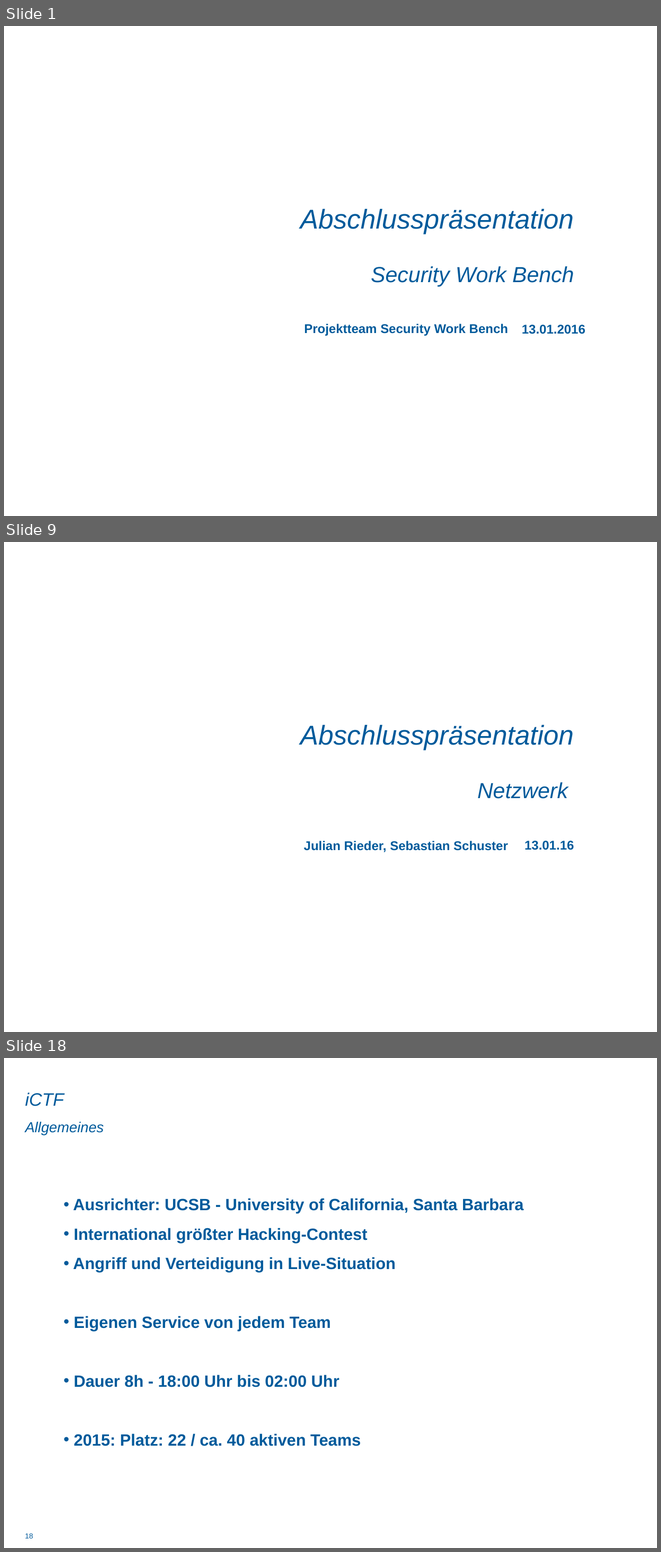
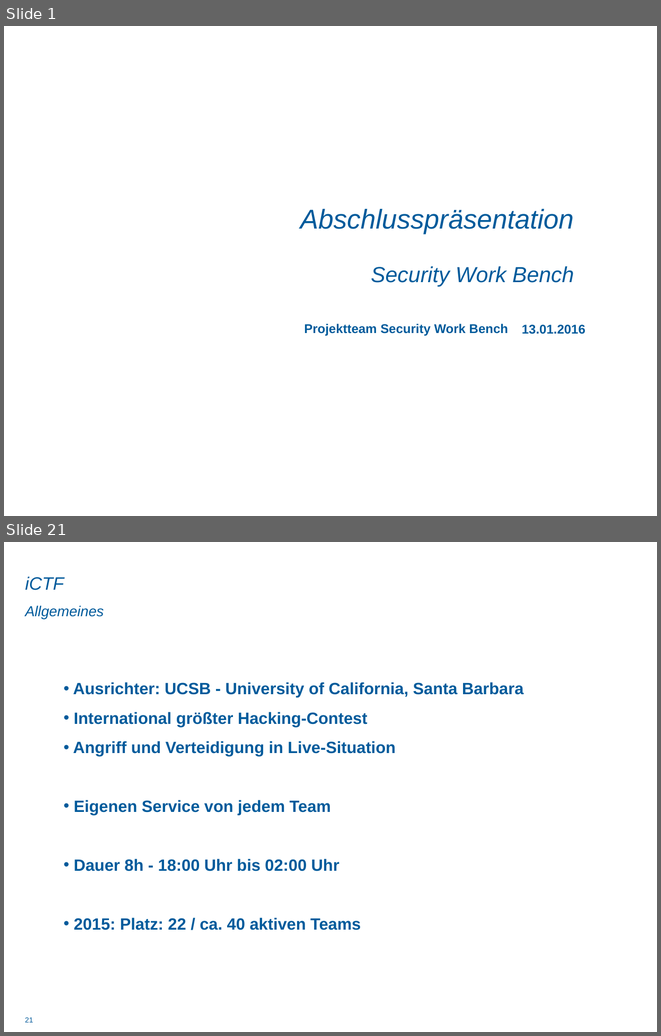
Before and after one commit to DominikSchlecht/masterProjWS15, a slide deck: Praesentation/Abschlusspräsentation/Endpräsentation_kurz.pptx. Shown one above the other, each under a label of ours: slides 1, 9 and 18 before the commit, slides 1 and 21 after it; the slides between them are not shown. The pictures are 661x1552 and 661x1036 pixels, drawn with LibreOffice and Linux fonts; fonts in the diff are those of the drawing; background and template pictures are left out. Boxes give left, top, right and bottom in pixels: in the first picture for what was removed or moved away, otherwise in the second. Text is boxed around its words. In the diff, an @@ line names an element or a change of style, - is before the commit and + after.

```diff
--- a/Praesentation/Abschlusspräsentation/Endpräsentation_kurz.pptx
+++ b/Praesentation/Abschlusspräsentation/Endpräsentation_kurz.pptx
@@ slide 9 removed at bbox=[4, 542, 657, 1032], background picture (left out) @@
@@ title removed at bbox=[300, 724, 574, 750] @@
-Abschlusspräsentation
@@ text removed at bbox=[477, 782, 568, 799] @@
-Netzwerk
@@ text removed at bbox=[304, 840, 508, 852] @@
-Julian Rieder, Sebastian Schuster
@@ text removed at bbox=[524, 840, 574, 850] @@
-13.01.16
@@ what was slide 18 is now slide 21 @@
@@ page number at bbox=[25, 1017, 33, 1022]: text changed @@
-18
+21
```
Also in this commit, not shown: 14 slides changed, 5 slides added, 1 other slide removed.
